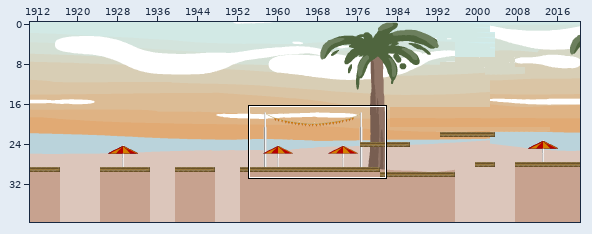
Tiled map -- PopLevel.tmx. Above, an overview of the earlier version with the close-up marked.
Close-up. Before the commit:
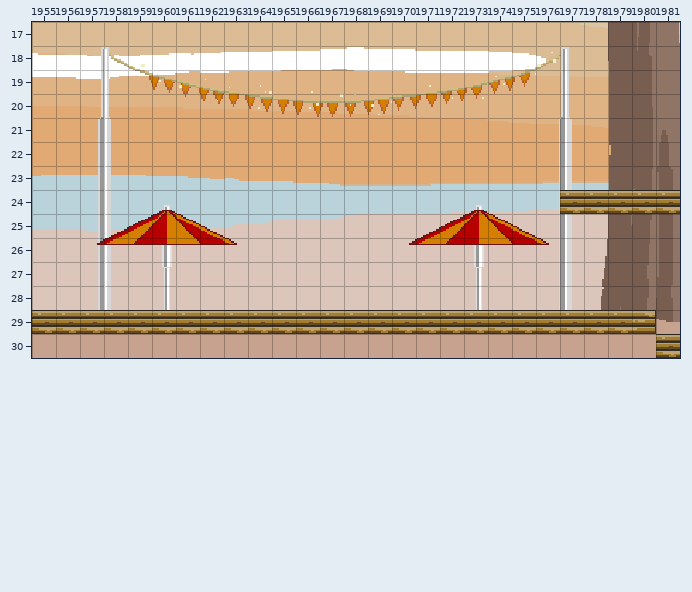
Cells are 16x16 px. Shown: x 1955..1981, y 17..30. The commit also changed other parts of the map, which this record leaves out.
The same view after the edit:
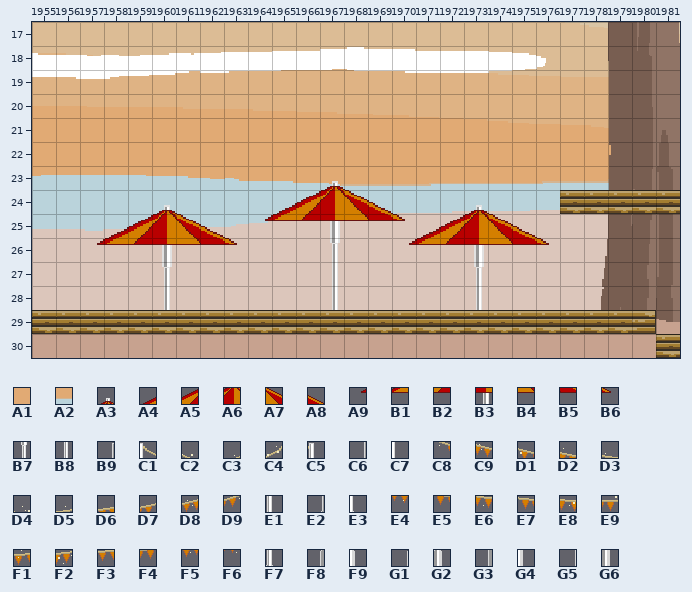
Key: from "PopSand": A1 5823, A2 6398; from "chapeus": A3 4, A4 11, A5 12, A6 13, A7 14, A8 15, A9 19, B1 20, B2 21, B3 22, B4 23, B5 24, B6 25, B7 31, B8 40; from "varas": B9 77, C1 78, C2 79, C3 95, C4 96, C5 97, C6 102, C7 103, C8 104, C9 105, D1 106, D2 107, D3 108, D4 109, D5 116, D6 117, D7 118, D8 119, D9 120, E1 122, E2 127, E3 128, E4 132, E5 133, E6 134, E7 135, E8 136, E9 137, F1 138, F2 139, F3 140, F4 141, F5 142, F6 143, F7 147, F8 152, F9 153, G1 171, G2 172, G3 177, G4 178, G5 196, G6 197.
__ is an empty cell.
Tiles replaced or removed in this view: B9, C1, C2, C3, C4, C5, C6, C7, C8, C9, D1, D2, D3, D4, D5, D6, D7, D8, D9, E1, E2, E3, E4, E5, E6, E7, E8, E9, F1, F2, F3, F4, F5, F6, F7, F8, F9, G1, G2, G3, G4, G5, G6.
From old to new:
Changed rows in their new state; .. is an unchanged cell.
Layer "Cópia de tiles":
first column x 1957:
18 __ __ __ .. .. .. .. .. .. .. .. .. .. .. .. .. .. .. __ __ __
19 __ __ __ __ __ __ __ __ .. .. .. .. .. .. __ __ __ __ __ .. __
20 __ __ .. .. .. __ __ __ __ __ __ __ __ __ __ __ __ .. .. .. __
21 __ __ .. .. .. .. .. .. .. .. .. .. .. .. .. .. .. .. .. __ __
22 __ __ .. .. .. .. .. .. .. .. .. .. .. .. .. .. .. .. .. __ __
23 __ __ .. .. .. .. .. .. .. .. A3 .. .. .. .. .. .. .. .. __ __
24 __ __ .. .. .. .. .. .. A4 A5 A6 A7 A8 .. .. .. .. .. .. __ ..
25 __ __ .. .. .. .. .. A9 B1 B2 B3 B4 B5 B6 .. .. .. .. .. __ __
26 __ __ .. .. .. .. .. .. .. .. B7 .. .. .. .. .. .. .. .. __ __
27 __ __ .. .. .. .. .. .. .. .. B8 .. .. .. .. .. .. .. .. __ __
28 __ __ .. .. .. .. .. .. .. .. B8 .. .. .. .. .. .. .. .. __ __
Layer "enemyStop":
first column x 1977:
22 A1
23 A2
Where, in picture pixels (left, top, right, bottom), the same in both close-ups:
changed: (98, 47, 572, 310)
